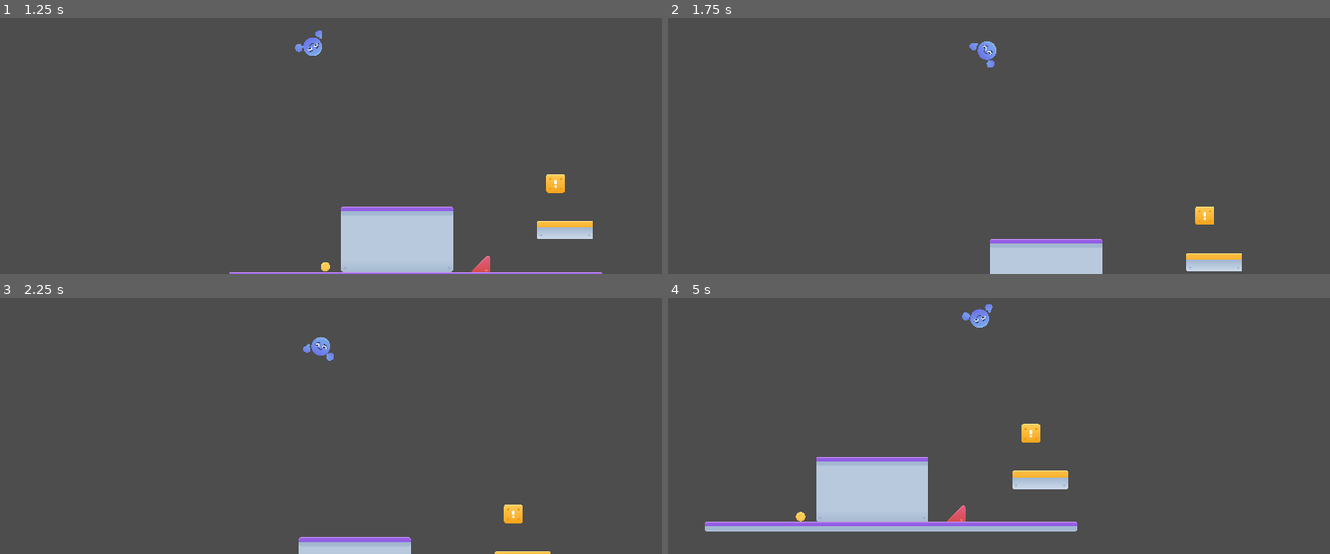
Above: before the commit, frames 1-4 (two rows, left to right).
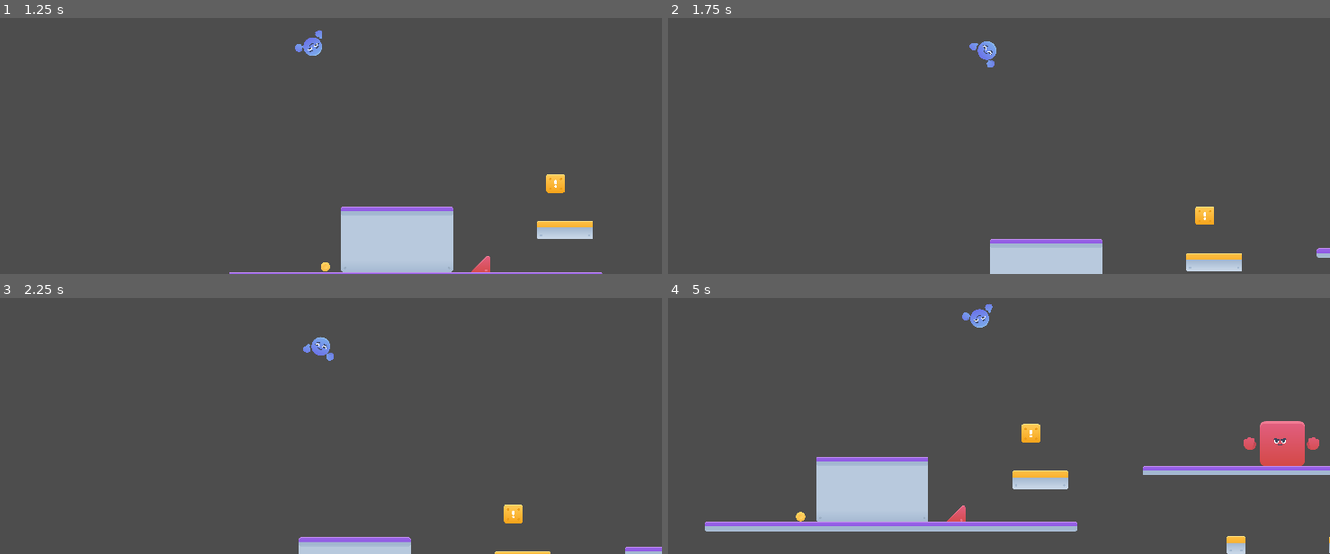
Above: after the commit, the same moments.

Repository: RyanDeBarros/Riseward
Game: Godot game, scene res://level/sandbox.tscn
Same seed, same stepped clock (60 frames per second), same inputs: the game is played once before the commit and once after it.
Inputs (mouse positions are in pixels of both pictures, inside the frame that each line leads up to):
- Up to frame 1 (1.25 s): move the mouse to (463, 51) at 0.52 s; hold D (move_right) from 0.53 s (still down); tap Space (jump) at 0.6, 0.77, 1.07 s
- Up to frame 2 (1.75 s): keep holding D (move_right); move the mouse to (826, 92) at 1.27 s; click (826, 92) at 1.35 s; tap Space (jump) at 1.52, 1.55 s
- Up to frame 3 (2.25 s): tap Space (jump) at 1.82 s; move the mouse to (outside the picture) at 2.02 s; release D (move_right) at 2.03 s; hold A (move_left) from 2.03 s (still down); hold Right mouse button (action_right) from 2.03 s (still down)
- Up to frame 4 (5 s): tap Space (jump) at 2.3, 2.85, 3.02, 3.32, 3.77, 3.8, 4.07, 4.52, 4.55, 4.82 s; move the mouse to (932, 433) at 2.77 s; release A (move_left) at 2.78 s; release Right mouse button (action_right) at 2.78 s; hold D (move_right) 2.78-4.28 s; move the mouse to (1184, 413) at 3.52 s; press the mouse at (1184, 413) at 3.53 s; move the mouse to (outside the picture) at 4.27 s; release the mouse at (outside the picture) at 4.28 s; hold A (move_left) from 4.28 s (still down); right-click (outside the picture) at 4.35 s

Frame 1 is identical in both runs. In frame 2, less than 0.1% of the frame differs, in the area x 97-100%, y 89-94%; in frame 3, 0.2%; in frame 4, 2.5%, in the area x 71-100%, y 48-100%.

Commit message:
ball can knockback enemy

Diff:
--- /dev/null
+++ b/enemies/enemy_1.gd
@@ -0,0 +1,14 @@
+class_name Enemy1
+extends RigidBody2D
+
+
+@onready var level := get_tree().get_first_node_in_group(&"level") as Level
+
+
+func _physics_process(delta: float) -> void:
+	if position.y > level.deathzone_y:
+		queue_free()
+
+
+func _process(delta: float) -> void:
+	pass
--- /dev/null
+++ b/enemies/enemy_1.tscn
@@ -0,0 +1,57 @@
+[gd_scene load_steps=7 format=3 uid="uid://bem4dv1hls5hn"]
+
+[ext_resource type="Texture2D" uid="uid://c3mh1jftkpebp" path="res://assets/shapes/red_body_square.png" id="1_1p0uw"]
+[ext_resource type="Script" path="res://enemies/enemy_1.gd" id="1_giv7u"]
+[ext_resource type="Texture2D" uid="uid://mvcpnqkkbadv" path="res://assets/faces/face_f.png" id="2_1wnvu"]
+[ext_resource type="Texture2D" uid="uid://0vd5mloomfx" path="res://assets/hands/red_hand_closed.png" id="3_13dr0"]
+
+[sub_resource type="RectangleShape2D" id="RectangleShape2D_p2omh"]
+size = Vector2(384, 384)
+
+[sub_resource type="CircleShape2D" id="CircleShape2D_30mm4"]
+radius = 34.9386
+
+[node name="Enemy1" type="RigidBody2D"]
+collision_layer = 8
+collision_mask = 15
+mass = 3.5
+script = ExtResource("1_giv7u")
+
+[node name="CollisionShape2D" type="CollisionShape2D" parent="."]
+shape = SubResource("RectangleShape2D_p2omh")
+
+[node name="RedBodySquare" type="Sprite2D" parent="."]
+scale = Vector2(2.4, 2.4)
+texture = ExtResource("1_1p0uw")
+
+[node name="Face" type="Node2D" parent="."]
+position = Vector2(-20, -15)
+
+[node name="Face" type="Sprite2D" parent="Face"]
+texture = ExtResource("2_1wnvu")
+
+[node name="HandL" type="Node2D" parent="."]
+position = Vector2(-280, 0)
+scale = Vector2(-1.6, 1.6)
+
+[node name="HitAreaL" type="Area2D" parent="HandL"]
+scale = Vector2(1, 1)
+
+[node name="CollisionShape2D" type="CollisionShape2D" parent="HandL/HitAreaL"]
+shape = SubResource("CircleShape2D_30mm4")
+
+[node name="Fist" type="Sprite2D" parent="HandL"]
+texture = ExtResource("3_13dr0")
+
+[node name="HandR" type="Node2D" parent="."]
+position = Vector2(264, 0)
+scale = Vector2(1.6, 1.6)
+
+[node name="HitAreaR" type="Area2D" parent="HandR"]
+scale = Vector2(1, 1)
+
+[node name="CollisionShape2D" type="CollisionShape2D" parent="HandR/HitAreaR"]
+shape = SubResource("CircleShape2D_30mm4")
+
+[node name="Fist" type="Sprite2D" parent="HandR"]
+texture = ExtResource("3_13dr0")
--- a/gameobjects/ball.tscn
+++ b/gameobjects/ball.tscn
@@ -11,6 +11,7 @@
 
 [node name="Ball" type="RigidBody2D"]
 collision_layer = 4
+collision_mask = 9
 script = ExtResource("1_tmad0")
 
 [node name="Area2D" type="Area2D" parent="."]
--- a/gameobjects/launch_ramp.tscn
+++ b/gameobjects/launch_ramp.tscn
@@ -4,7 +4,7 @@
 [ext_resource type="Texture2D" uid="uid://bpmgr7ew7h6jl" path="res://assets/tiles/tile_ramp_left.png" id="1_rese6"]
 
 [node name="LaunchRamp" type="StaticBody2D"]
-collision_mask = 7
+collision_mask = 15
 script = ExtResource("1_0hxny")
 
 [node name="CollisionPolygon2D" type="CollisionPolygon2D" parent="."]
@@ -16,11 +16,11 @@
 offset = Vector2(-46, -46)
 
 [node name="Area2D" type="Area2D" parent="."]
-collision_mask = 7
+collision_mask = 2
 
 [node name="CollisionPolygon2D2" type="CollisionPolygon2D" parent="Area2D"]
 position = Vector2(-158, 4)
 scale = Vector2(1.2, 1.2)
-polygon = PackedVector2Array(0, 0, 0, 25, 160, 25, 160, -135, 135, -135)
+polygon = PackedVector2Array(0, 0, 0, 25, 155, 25, 155, -135, 135, -135)
 
 [connection signal="body_entered" from="Area2D" to="." method="_on_area_2d_body_entered"]
--- a/level.gd
+++ b/level.gd
@@ -7,3 +7,10 @@
 
 func _ready() -> void:
 	DisplayServer.mouse_set_mode(DisplayServer.MOUSE_MODE_CONFINED)
+
+
+func _notification(what: int) -> void:
+	if what == NOTIFICATION_APPLICATION_FOCUS_OUT:
+		DisplayServer.mouse_set_mode(DisplayServer.MOUSE_MODE_VISIBLE)
+	elif what == NOTIFICATION_APPLICATION_FOCUS_IN:
+		DisplayServer.mouse_set_mode(DisplayServer.MOUSE_MODE_CONFINED)
--- a/level/sandbox.tscn
+++ b/level/sandbox.tscn
@@ -6,6 +6,7 @@
 [ext_resource type="Texture2D" uid="uid://yw5br7h0mcai" path="res://assets/tilesets/main_tileset.png" id="4_gowhp"]
 [ext_resource type="PackedScene" uid="uid://cja61ltgmryov" path="res://player/player.tscn" id="5_nmk7c"]
 [ext_resource type="PackedScene" uid="uid://cj0xqb18wmhil" path="res://gameobjects/ball.tscn" id="6_yyir6"]
+[ext_resource type="PackedScene" uid="uid://bem4dv1hls5hn" path="res://enemies/enemy_1.tscn" id="7_p5vba"]
 
 [sub_resource type="TileSetAtlasSource" id="TileSetAtlasSource_584ba"]
 texture = ExtResource("4_gowhp")
@@ -78,11 +79,11 @@
 [sub_resource type="TileSet" id="TileSet_kaij5"]
 tile_size = Vector2i(80, 80)
 physics_layer_0/collision_layer = 1
-physics_layer_0/collision_mask = 7
+physics_layer_0/collision_mask = 15
 sources/25 = SubResource("TileSetAtlasSource_584ba")
 tile_proxies/coords_level = [[1, Vector2i(0, 0)], [5, Vector2i(0, 0)], [2, Vector2i(0, 0)], [5, Vector2i(10, 0)], [3, V …(607 unchanged characters)…
 
-[node name="Sandbox" type="Node2D"]
+[node name="Sandbox" type="Node2D" groups=["level"]]
 script = ExtResource("1_p2vdp")
 
 [node name="LaunchRamp" parent="." instance=ExtResource("3_06y5f")]
@@ -102,11 +103,10 @@
 [node name="TileMap" type="TileMap" parent="."]
 tile_set = SubResource("TileSet_kaij5")
 format = 2
-layer_0/tile_data = PackedInt32Array(1572875, 458777, 0, 157 …(534 unchanged characters)…  2, 1114129, 65561, 2, 917543, 589849, 3)
+layer_0/tile_data = PackedInt32Array(1572875, 458777, 0, 157 …(534 unchanged characters)…  2, 1114129, 65561, 2, 917543, 589849, 3, 1179700, 65561, 2, 1179702, 458777, 0, 1179703, 458777, 0, 1179704, 458777, 0, 1179705, 458777, 0, 1179706, 458777, 0, 1179707, 458777, 0, 1179708, 458777, 0, 1179709, 458777, 0, 1179710, 458777, 0, 1179711, 458777, 0, 1179712, 458777, 0, 1179713, 458777, 0, 1179714, 458777, 0, 1179715, 458777, 0, 1179716, 458777, 0, 1179717, 458777, 0, 1179718, 458777, 0, 1179719, 458777, 0, 1179720, 458777, 0, 1179721, 458777, 0, 1179722, 458777, 0, 1703997, 589849, 7, 1704008, 327705, 11, 1704010, 65561, 11, 1704012, 589849, 11, 1704023, 589849, 7, 1179724, 327705, 2)
 
-[node name="Player" parent="." node_paths=PackedStringArray("level") instance=ExtResource("5_nmk7c")]
+[node name="Player" parent="." instance=ExtResource("5_nmk7c")]
 position = Vector2(924, 229)
-level = NodePath("..")
 
 [node name="ReferenceRect" type="ReferenceRect" parent="."]
 offset_left = -500000.0
@@ -117,3 +117,6 @@
 
 [node name="Ball" parent="." instance=ExtResource("6_yyir6")]
 position = Vector2(1185, 1504)
+
+[node name="Enemy1" parent="." instance=ExtResource("7_p5vba")]
+position = Vector2(5317, 1152)
--- a/player/player.gd
+++ b/player/player.gd
@@ -2,10 +2,8 @@
 extends CharacterBody2D
 
 
-@export var level: Level
-
 @export var collision_radius := 80.0
-@export var throw_angular_factor := 2.0
+@export var throw_angular_factor := 1.5
 
 @export_group("Jumping & Airtime")
 @export var max_air_jumps := 3
@@ -18,7 +16,7 @@
 @export var angular_acceleration := 5.0
 @export var angular_deceleration := 20.0
 @export var angular_slowdown := 3.0
-@export var angular_max_velocity := 15.0
+@export var angular_max_velocity := 20.0
 @export var angular_inair_factor := 1.8
 
 var angular_velocity := 0.0
@@ -27,6 +25,7 @@
 var left_hand_node: RigidBody2D
 var right_hand_node: RigidBody2D
 
+@onready var level := get_tree().get_first_node_in_group(&"level") as Level
 @onready var jumps_left := max_air_jumps
 @onready var grabber_l: Node2D = $BlueBodyCircle/HandL/GrabberL
 @onready var grabber_r: Node2D = $BlueBodyCircle/HandR/GrabberR
@@ -34,16 +33,22 @@
 
 func _process(delta: float) -> void:
 	if position.y > level.deathzone_y:
-		get_tree().reload_current_scene()
+		_reload_scene()
+
+
+func _reload_scene() -> void:
+	set_process_input(false)
+	await get_tree().create_timer(1.0).timeout
+	get_tree().reload_current_scene()
 
 
 func _input(event: InputEvent) -> void:
 	if event.is_action_pressed("ui_cancel"):
 		get_tree().quit()
 	if event.is_action_pressed("ui_text_backspace"):
-		get_tree().reload_current_scene()
+		_reload_scene()
 	if event.is_action_pressed("pickup_left"):
-		pickup_left()
+		pickup(true)
 	elif event.is_action_pressed("action_left"):
 		action_left()
 	if event.is_action_pressed("pickup_right"):
@@ -63,7 +68,7 @@
 
 
 func _apply_locomotion(delta: float) -> void:
-	var move_axis := Input.get_axis("move_left", "move_right")
+	var move_axis := Input.get_axis("move_left", "move_right") if is_processing_input() else 0.0
 	var change := _calculate_change_in_angular_velocity(move_axis, delta)\
 			* (angular_inair_factor if not is_on_floor() else 1.0)
 	angular_velocity = clampf(angular_velocity + change,\
@@ -72,7 +77,8 @@
 
 
 func _try_jump() -> void:
-	if Input.is_action_just_pressed("jump") and (is_on_floor() or jumps_left > 0):
+	if is_processing_input() and Input.is_action_just_pressed("jump")\
+			and (is_on_floor() or jumps_left > 0):
 		if not is_on_floor():
 			jumps_left -= 1
 		velocity.y = -jump_initial_speed[max_air_jumps - jumps_left]
@@ -108,6 +114,33 @@
 
 func launch(impulse: Vector2) -> void:
 	velocity = impulse
+
+
+func pickup(left_handed: bool) -> void:
+	var to_pickup: RigidBody2D
+	if not overlapping_nodes.is_empty():
+		to_pickup = overlapping_nodes[0]
+		overlapping_nodes.remove_at(0)
+	let_go_hand(left_handed)
+	if left_handed:
+		left_hand_node = to_pickup
+	else:
+		right_hand_node = to_pickup
+	if (left_handed and left_hand_node) or (not left_handed and right_hand_node):
+		if left_handed:
+			left_hand_node.reparent(grabber_l)
+			left_hand_node.freeze = true
+		else:
+			right_hand_node.reparent(grabber_r)
+			right_hand_node.freeze = true
+		var collision := (left_hand_node if left_handed else right_hand_node)\
+				.find_child("ImpactCollision") as CollisionShape2D
+		if collision:
+			collision.disabled = true
+		if left_handed:
+			left_hand_node.position = Vector2.ZERO
+		else:
+			right_hand_node.position = Vector2.ZERO
 
 
 func pickup_left() -> void:
@@ -120,6 +153,9 @@
 	if left_hand_node:
 		left_hand_node.reparent(grabber_l)
 		left_hand_node.freeze = true
+		var collision := left_hand_node.find_child("ImpactCollision") as CollisionShape2D
+		if collision:
+			collision.disabled = true
 		left_hand_node.position = Vector2.ZERO
 
 
@@ -133,7 +169,30 @@
 	if right_hand_node:
 		right_hand_node.reparent(grabber_r)
 		right_hand_node.freeze = true
+		var collision := right_hand_node.find_child("ImpactCollision") as CollisionShape2D
+		if collision:
+			collision.disabled = true
 		right_hand_node.position = Vector2.ZERO
+
+
+func let_go_hand(left_handed: bool) -> void:
+	if (left_handed and left_hand_node) or (not left_handed and right_hand_node):
+		if left_handed:
+			overlapping_nodes.append(left_hand_node)
+			left_hand_node.reparent(get_tree().root)
+			left_hand_node.freeze = false
+		else:
+			overlapping_nodes.append(right_hand_node)
+			right_hand_node.reparent(get_tree().root)
+			right_hand_node.freeze = false
+		var collision := (left_hand_node if left_handed else right_hand_node)\
+				.find_child("ImpactCollision") as CollisionShape2D
+		if collision:
+			collision.disabled = false
+		if left_handed:
+			left_hand_node = null
+		else:
+			right_hand_node = null
 
 
 func let_go_left_hand() -> void:
@@ -141,6 +200,9 @@
 		overlapping_nodes.append(left_hand_node)
 		left_hand_node.reparent(get_tree().root)
 		left_hand_node.freeze = false
+		var collision := left_hand_node.find_child("ImpactCollision") as CollisionShape2D
+		if collision:
+			collision.disabled = false
 		left_hand_node = null
 
 
@@ -149,6 +211,9 @@
 		overlapping_nodes.append(right_hand_node)
 		right_hand_node.reparent(get_tree().root)
 		right_hand_node.freeze = false
+		var collision := right_hand_node.find_child("ImpactCollision") as CollisionShape2D
+		if collision:
+			collision.disabled = false
 		right_hand_node = null
 
 
--- a/player/player.tscn
+++ b/player/player.tscn
@@ -14,8 +14,16 @@
 
 [node name="Player" type="CharacterBody2D"]
 collision_layer = 2
+collision_mask = 9
 floor_stop_on_slope = false
 script = ExtResource("1_yik3g")
+
+[node name="Camera2D" type="Camera2D" parent="."]
+zoom = Vector2(0.7, 0.7)
+limit_bottom = 3300
+limit_smoothed = true
+position_smoothing_enabled = true
+position_smoothing_speed = 2.5
 
 [node name="CollisionShape2D" type="CollisionShape2D" parent="."]
 shape = SubResource("CircleShape2D_se1fq")
@@ -76,10 +84,3 @@
 visible = false
 rotation = -2.09439
 texture = ExtResource("6_02wwc")
-
-[node name="Camera2D" type="Camera2D" parent="."]
-zoom = Vector2(0.7, 0.7)
-limit_bottom = 3300
-limit_smoothed = true
-position_smoothing_enabled = true
-position_smoothing_speed = 2.5
--- a/project.godot
+++ b/project.godot
@@ -51,6 +51,11 @@
 "events": [Object(InputEventKey,"resource_local_to_scene":false,"resource_name":"","device":-1,"window_id":0,"alt_pressed":false,"shift_pressed":false,"ctrl_pressed":false,"meta_pressed":false,"pressed":false,"keycode":0,"physical_keycode":32,"key_label":0,"unicode":32,"echo":false,"script":null)
 ]
 }
+dash={
+"deadzone": 0.5,
+"events": [Object(InputEventKey,"resource_local_to_scene":false,"resource_name":"","device":-1,"window_id":0,"alt_pressed":false,"shift_pressed":false,"ctrl_pressed":false,"meta_pressed":false,"pressed":false,"keycode":0,"physical_keycode":87,"key_label":0,"unicode":119,"echo":false,"script":null)
+]
+}
 parry={
 "deadzone": 0.5,
 "events": [Object(InputEventKey,"resource_local_to_scene":false,"resource_name":"","device":-1,"window_id":0,"alt_pressed":false,"shift_pressed":false,"ctrl_pressed":false,"meta_pressed":false,"pressed":false,"keycode":0,"physical_keycode":83,"key_label":0,"unicode":115,"echo":false,"script":null)
Not shown: 1 places in level/sandbox.tscn that only renumber resources
